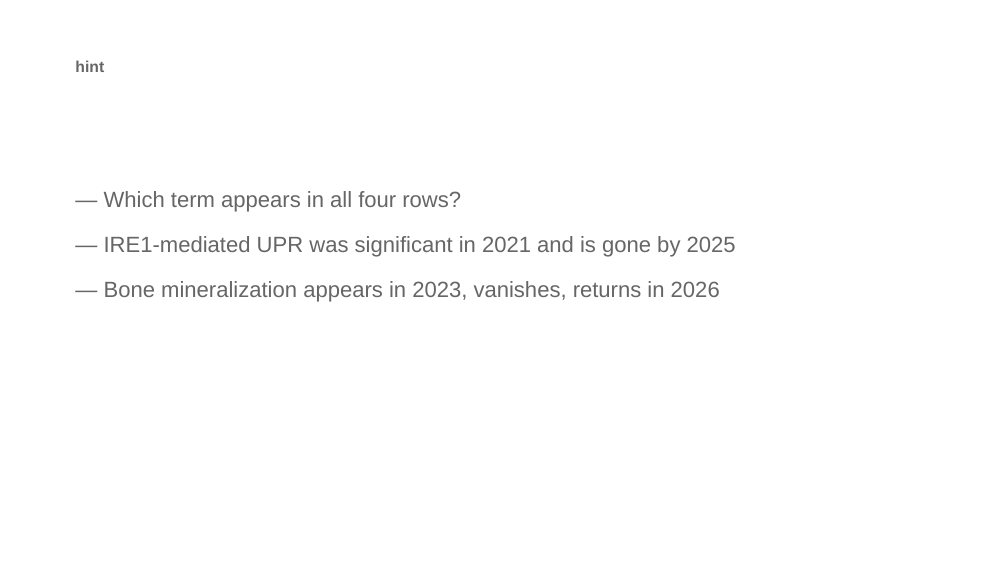
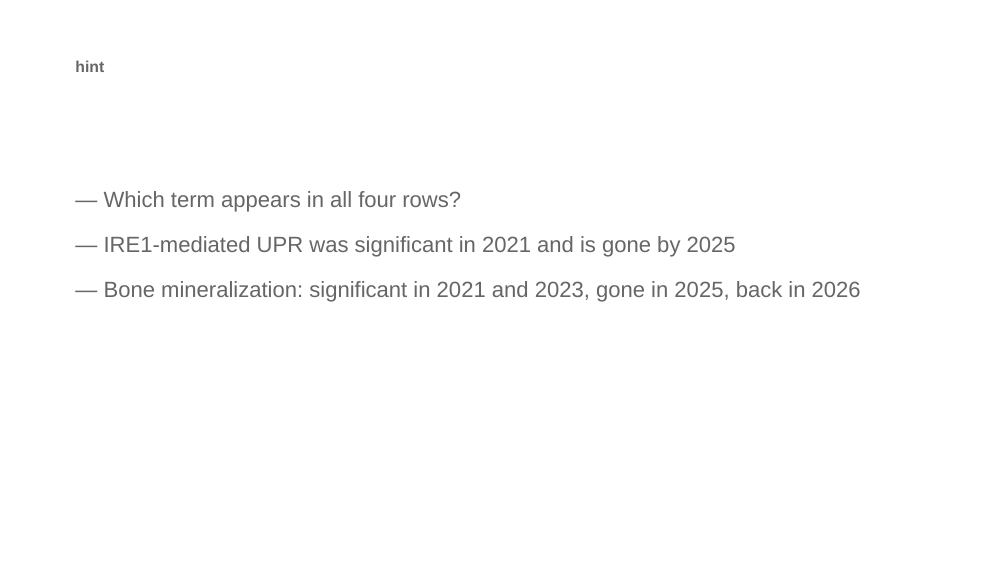
Before and after one commit to enriquea/ZebraQ, a slide deck: slide 22 of slides/S7_slides.pptx. Drawn at 1008x567 pixels with LibreOffice and Linux fonts; fonts in the diff are those of the drawing. Boxes give left, top, right and bottom in pixels: in the first picture for what was removed or moved away, otherwise in the second. Text is boxed around its words. In the diff, an @@ line names an element or a change of style, - is before the commit and + after.

```diff
--- a/slides/S7_slides.pptx
+++ b/slides/S7_slides.pptx
@@ text at [104, 281, 861, 302]: text changed @@
-— Bone mineralization appears in 2023, vanishes, returns in 2026
+— Bone mineralization: significant in 2021 and 2023, gone in 2025, back in 2026
```
Also in this commit, not shown: 6 other files.
